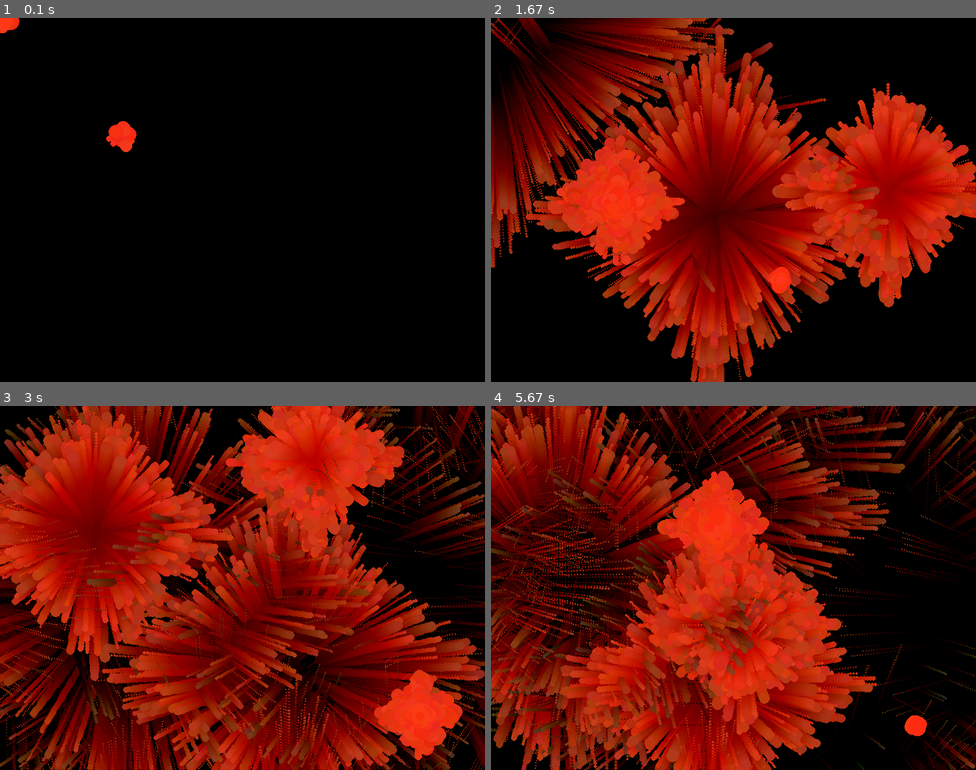
Above: before the commit, frames 1-4 (two rows, left to right).
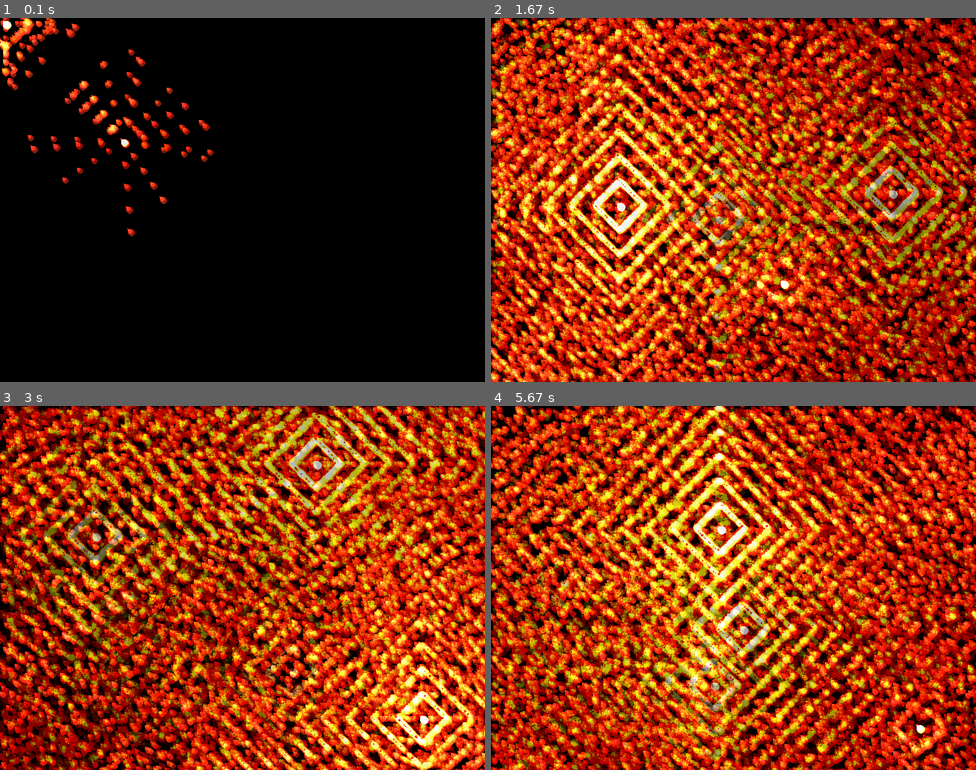
Above: after the commit, the same moments.

Repository: rbaltrusch/pygame_examples
Game: pygame game, started from code/light_particles/main.py
Two runs of this game, one before a commit and one after it. Both use one fixed random seed, a clock stepped at 60 frames per second and the inputs below.
Inputs (mouse positions are in pixels of both pictures, inside the frame that each line leads up to):
- Up to frame 1 (0.1 s): no input
- Up to frame 2 (1.67 s): hold W 0.33-0.8 s; move the mouse to (714, 214) at 0.37 s; hold S 0.83-1.13 s; move the mouse to (888, 189) at 0.87 s; hold W 1.17-1.53 s; move the mouse to (617, 203) at 1.2 s; hold S from 1.57 s (still down); move the mouse to (782, 280) at 1.6 s
- Up to frame 3 (3 s): release S at 1.93 s; hold W 1.97-2.27 s; move the mouse to (92, 533) at 2 s; hold S 2.3-2.6 s; move the mouse to (315, 460) at 2.33 s; hold W from 2.63 s (still down); move the mouse to (421, 715) at 2.67 s
- Up to frame 4 (5.67 s): release W at 3 s; hold S 3.03-3.4 s; move the mouse to (791, 620) at 3.07 s; hold W 3.43-3.73 s; move the mouse to (607, 453) at 3.47 s; hold S 3.77-4.07 s; move the mouse to (617, 515) at 3.8 s; hold W 4.1-4.47 s; move the mouse to (558, 577) at 4.13 s; hold S 4.5-4.87 s; move the mouse to (709, 682) at 4.53 s; hold W 4.9-5.2 s; move the mouse to (738, 624) at 4.93 s; hold S 5.23-5.53 s; move the mouse to (718, 526) at 5.27 s; hold W from 5.57 s (still down); move the mouse to (917, 726) at 5.6 s

The runs differ from the first frame. In frame 1, 2.6% of the frame differs, in the area x 0-44%, y 0-60%; in frame 2, 92%; in frame 3, 93%; in frame 4, 93%, in the area x 0-100%, y 0-100%.

Commit message:
Add light particle glow

Diff:
--- a/code/light_particles/main.py
+++ b/code/light_particles/main.py
@@ -16,9 +16,11 @@
 
 WIDTH = 800
 HEIGHT = 600
-DECAY = 0.01
-SPEED_SCALING = 5
-COLLISION_REDUCTION_FACTOR = 0.3
+ENERGY_DECAY = 0.05
+MIN_ENERGY = 0.05
+SPEED_SCALING = 40
+COLLISION_REDUCTION_FACTOR = 0.2
+MAX_RADIUS_INCREASE = 7  # this defines how chunky a particle will look!
 
 
 def saturate(value, min_val=0, max_val=255):
@@ -34,13 +36,14 @@
     position: Tuple[float]
     speed: Tuple[float]
     colour: Tuple[float]
+    max_radius_increase: int = MAX_RADIUS_INCREASE
 
     def update(self):
         """Updates the particle position, energy, colour and handles collisions"""
         pos_x, pos_y = self.position
         x, y = self.speed  # pylint: disable=invalid-name
         self.position = (pos_x + x * SPEED_SCALING, pos_y + y * SPEED_SCALING)
-        self.energy *= 1 - DECAY
+        self.energy *= 1 - ENERGY_DECAY
         self.update_colour()
         self.update_collisions()
 
@@ -72,6 +75,19 @@
 
     def render(self, screen):
         """Renders the particle on the screen"""
+        # render a number of circles around the main particle circle
+        max_increase = self.max_radius_increase
+        max_radius = self.radius + max_increase
+        surf = pygame.Surface((max_radius * 2, max_radius * 2))
+        for i in range(max_increase, 0, -2):
+            colour = tuple(
+                saturate(x * (max_increase - i) / (max_increase / 2))
+                for x in self.colour
+            )
+            radius = self.radius + i
+            pygame.draw.circle(surf, colour, (radius, radius), radius)
+        screen.blit(surf, self.position, special_flags=pygame.BLEND_RGBA_ADD)
+
         pygame.draw.circle(screen, self.colour, self.position, self.radius)
 
     @property
@@ -82,7 +98,7 @@
     @property
     def expired(self) -> bool:
         """The expired status of the particle, True if energy is less than zero"""
-        return self.energy <= 0
+        return self.energy <= MIN_ENERGY
 
 
 @dataclass
@@ -134,7 +150,7 @@
     screen = pygame.display.set_mode((WIDTH, HEIGHT))
     clock = pygame.time.Clock()
     light_source = LightSource(
-        spawn=20, energy=150, position=(200, 200), colour=(255, 50, 20, 20)
+        spawn=25, energy=30, position=(200, 200), colour=(255, 50, 20, 20)
     )
 
     terminated = False
@@ -142,6 +158,12 @@
         for event in pygame.event.get():
             if event.type == pygame.QUIT:
                 terminated = True
+            if event.type == pygame.KEYDOWN:
+                global SPEED_SCALING
+                if event.key == pygame.K_s:
+                    SPEED_SCALING -= 1
+                if event.key == pygame.K_w:
+                    SPEED_SCALING += 1
 
         light_source.update()
         light_source.position = pygame.mouse.get_pos()
Not shown, added: code/light_particles/README.md
